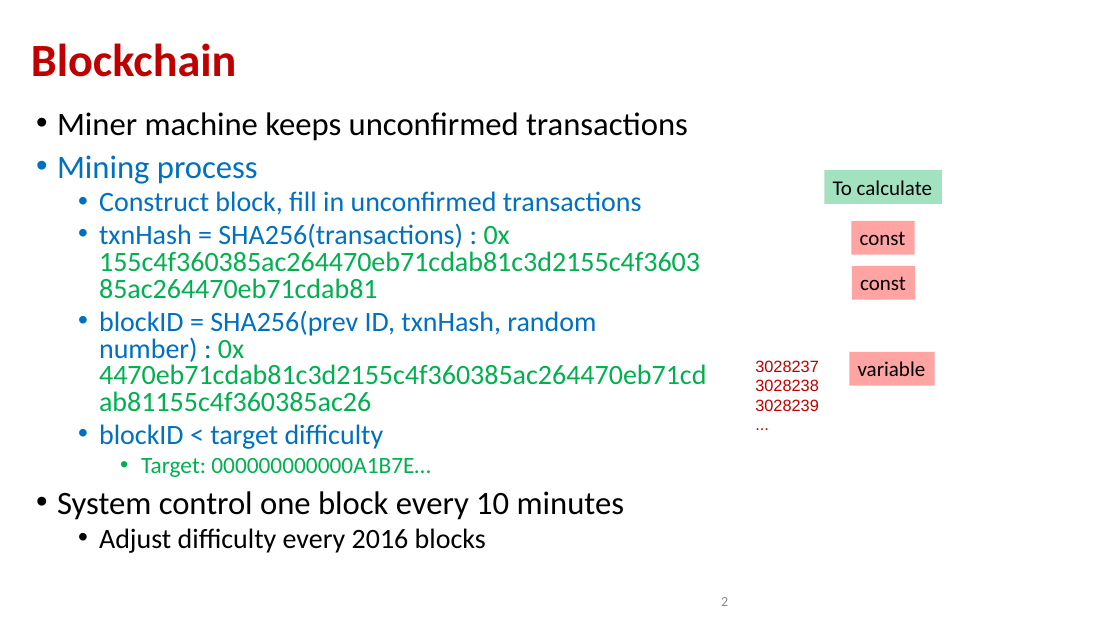
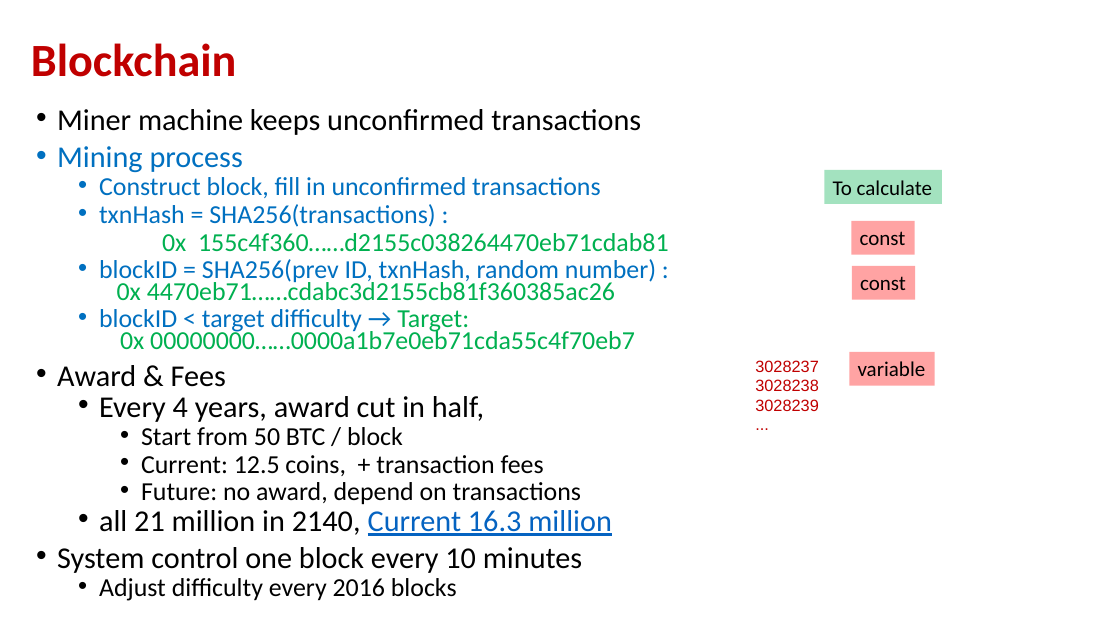
Before and after one commit to andyplusplus/blockchain, a slide deck: slide 3 of how_bitcoin_works/How_02_Mining_blocks_blockchain.pptx (slide 2 before the commit). Drawn at 1120x630 pixels with LibreOffice and Linux fonts; fonts in the diff are those of the drawing; background and template pictures are left out. Boxes give left, top, right and bottom in pixels: in the first picture for what was removed or moved away, otherwise in the second. Text is boxed around its words. In the diff, an @@ line names an element or a change of style, - is before the commit and + after.

```diff
--- a/how_bitcoin_works/How_02_Mining_blocks_blockchain.pptx
+++ b/how_bitcoin_works/How_02_Mining_blocks_blockchain.pptx
@@ text at box(57, 109, 641, 601): size 28 to 25.9 pt in "Miner machine keeps unconfirmed transactions", "Mining process", "System control one block every 10 minutes"; size 24 to 22.2 pt in "Construct block, fill in unconfirmed transactions", "Adjust difficulty every 2016 blocks"; line spacing 0.8 to 0.7 @@
@@ text at box(57, 204, 669, 536): text changed; size 24 to 22.2 pt; text colour #00B050 to #000000 @@
-  • txnHash = SHA256(transactions) : 0x 155c4f360385ac264470eb71cdab81c3d2155c4f360385ac264470eb71cdab81
-  • blockID = SHA256(prev ID, txnHash, random number) : 0x 4470eb71cdab81c3d2155c4f360385ac264470eb71cdab81155c4f360385ac26
-  • blockID < target difficulty
-    • Target: 000000000000A1B7E…
+  • txnHash = SHA256(transactions) :
+  0x 155c4f360……d2155c038264470eb71cdab81
+  • blockID = SHA256(prev ID, txnHash, random number) :
+    0x 4470eb71……cdabc3d2155cb81f360385ac26
+  • blockID < target difficulty → Target:
+    0x 00000000……0000a1b7e0eb71cda55c4f70eb7
+• Award & Fees
+  • Every 4 years, award cut in half,
+    • Start from 50 BTC / block
+    • Current: 12.5 coins, + transaction fees
+    • Future: no award, depend on transactions
+  • all 21 million in 2140, Current 16.3 million
@@ page number removed at box(721, 597, 728, 606) @@
-2
```
Also in this commit, not shown: 3 other slides changed, 2 slides added, 6 other files.
